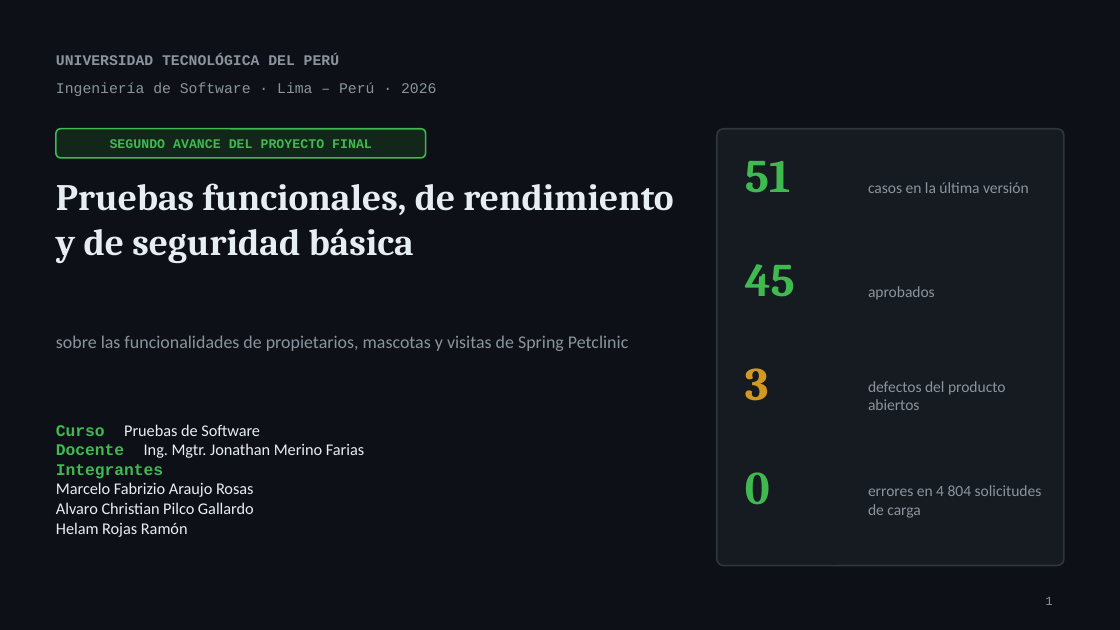
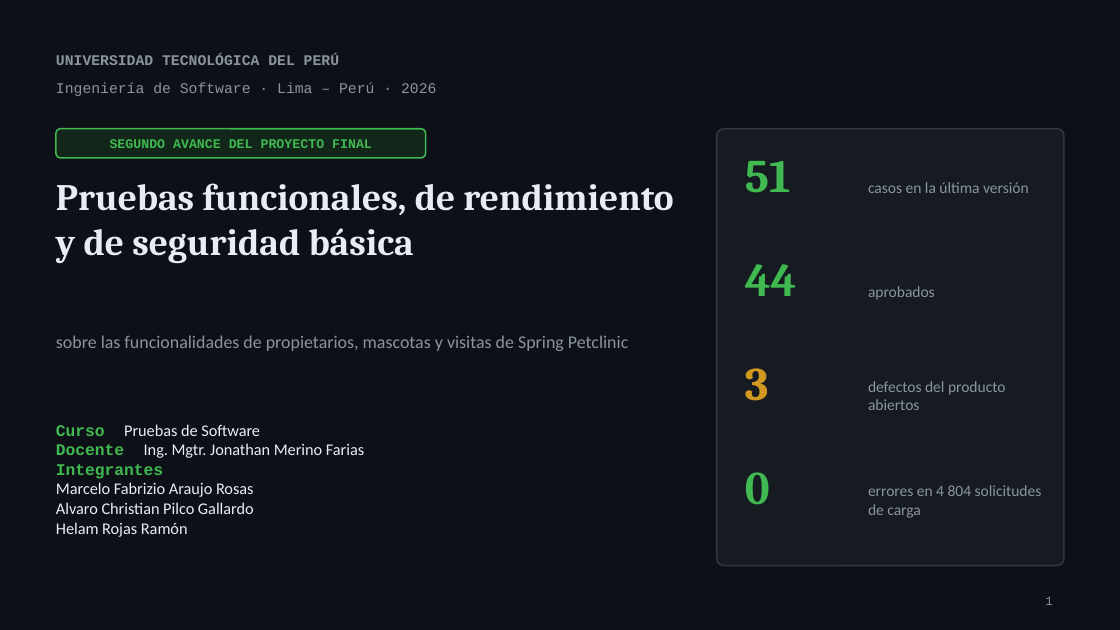
Before and after one commit to Mooneer17/spring-petclinic-apf2, a slide deck: slide 1 of presentacion/10Grupo_Segundo_Avance.pptx. Drawn at 1120x630 pixels with LibreOffice and Linux fonts; fonts in the diff are those of the drawing. Boxes give left, top, right and bottom in pixels: in the first picture for what was removed or moved away, otherwise in the second. Text is boxed around its words. In the diff, an @@ line names an element or a change of style, - is before the commit and + after.

```diff
--- a/presentacion/10Grupo_Segundo_Avance.pptx
+++ b/presentacion/10Grupo_Segundo_Avance.pptx
@@ text at <box>745,264,797,296</box>: text changed @@
-45
+44
```
Also in this commit, not shown: 10 other slides changed, 2 slides added, 52 other files.
